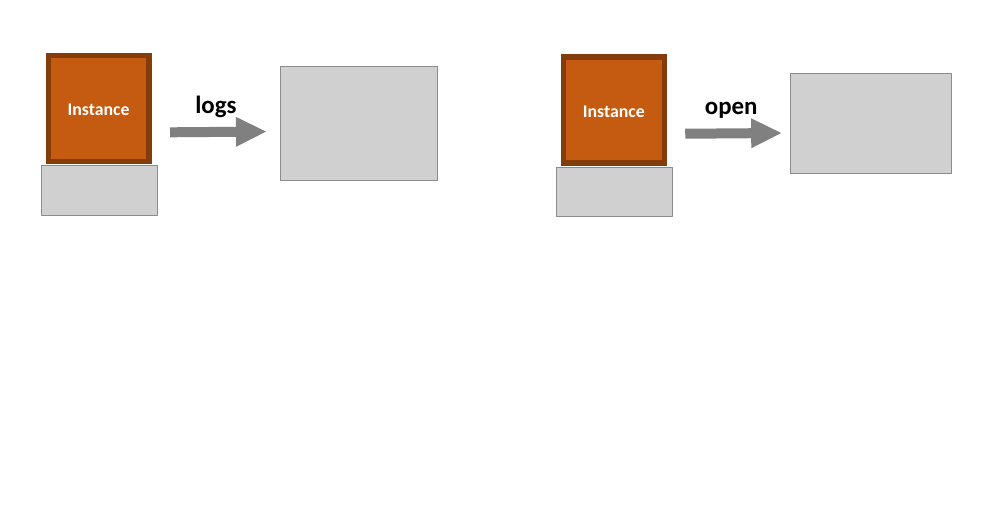
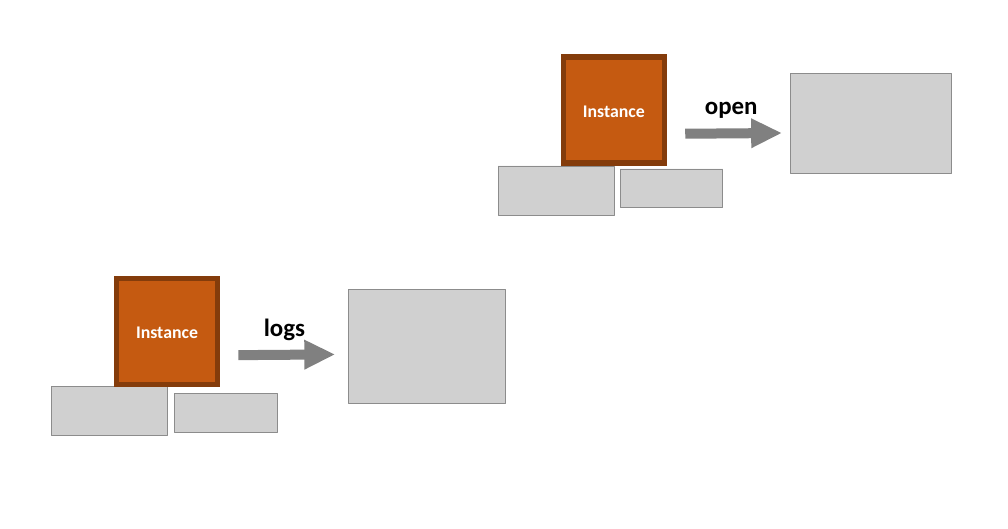
Before and after one commit to flyway/boxfuse.com, a slide deck: slide 12 of _sources/GettingStarted.pptx. Drawn at 1008x529 pixels with LibreOffice and Linux fonts; fonts in the diff are those of the drawing; grey boxes stand for pictures. Boxes give left, top, right and bottom in pixels: in the first picture for what was removed or moved away, otherwise in the second. Text is boxed around its words. In the diff, an @@ line names an element or a change of style, - is before the commit and + after.

```diff
--- a/_sources/GettingStarted.pptx
+++ b/_sources/GettingStarted.pptx
@@ picture: place and size @@
-picture at bbox=[557, 167, 673, 216]
+picture at bbox=[498, 166, 614, 215]
@@ picture added at bbox=[620, 169, 723, 208] @@
@@ rectangle "Instance": place and size @@
-rectangle "Instance" at bbox=[48, 56, 149, 162]
+rectangle "Instance" at bbox=[116, 278, 218, 385]
@@ picture: place and size @@
-picture at bbox=[280, 67, 437, 180]
+picture at bbox=[349, 289, 506, 403]
@@ text "logs": place and size @@
-text "logs" at bbox=[195, 95, 236, 118]
+text "logs" at bbox=[264, 318, 305, 341]
@@ arrow moved from (170, 132) - (266, 132) to (239, 355) - (334, 355) @@
@@ picture: place and size @@
-picture at bbox=[42, 166, 157, 215]
+picture at bbox=[51, 387, 167, 436]
@@ picture added at bbox=[175, 394, 277, 433] @@
```
Also in this commit, not shown: 2 other slides changed.
